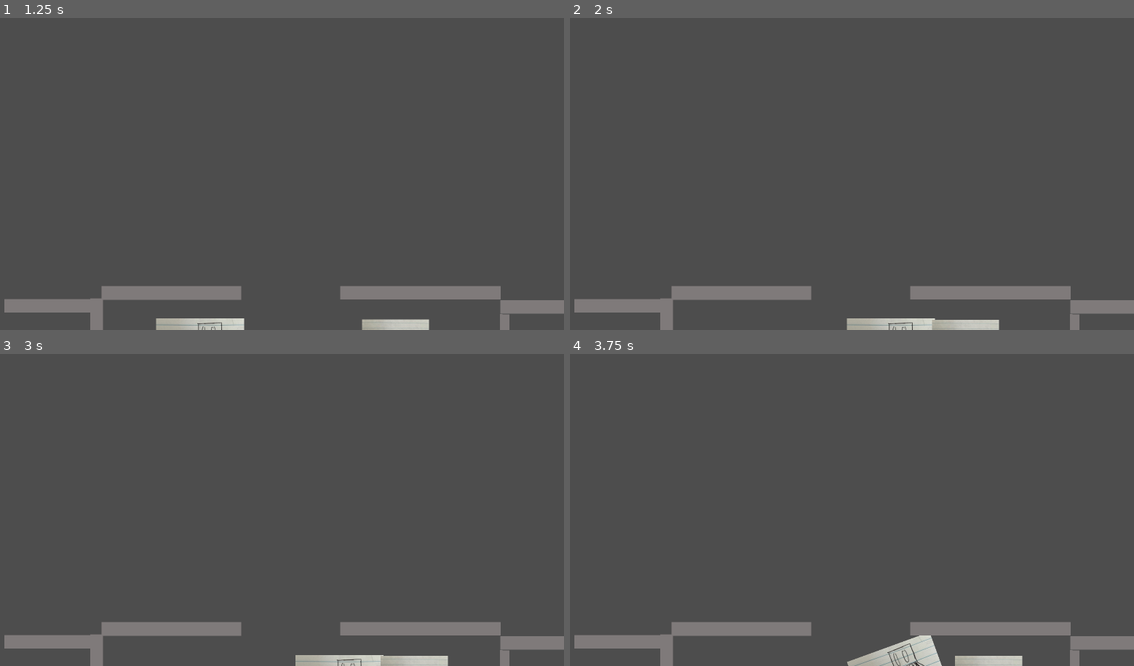
Above: before the commit, frames 1-4 (two rows, left to right).
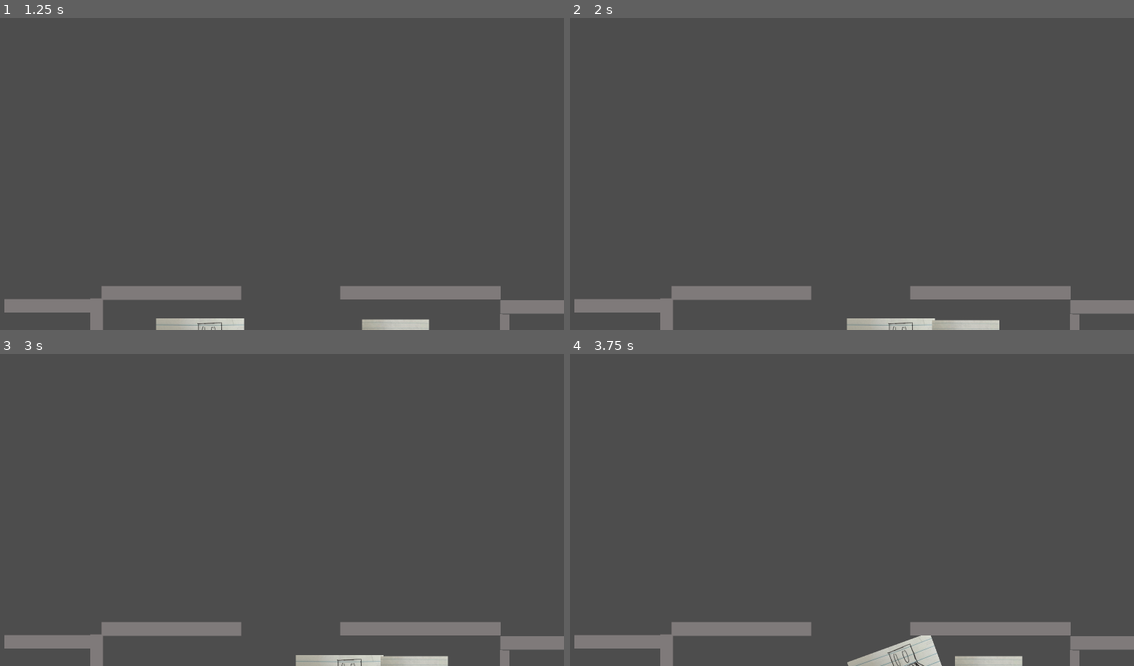
Above: after the commit, the same moments.

Repository: Thedabbit/Rpg-Project-2
Game: Godot game, scene res://Menu.tscn
Two runs of this game, one before a commit and one after it. Both use one fixed random seed, a clock stepped at 60 frames per second and the inputs below.
Inputs:
- Up to frame 1 (1.25 s): click "Start" at 0.5 s
- Up to frame 2 (2 s): tap Enter at 1.25 s; hold D (Right1) from 1.28 s (still down); tap , (Down2) at 1.35 s
- Up to frame 3 (3 s): tap Space at 2 s; release D (Right1) at 2.03 s; hold S (Down1) 2.03-2.78 s; tap L (Left2) at 2.1 s; tap Enter at 2.75 s; hold D (Right1) from 2.78 s (still down); tap ' (Right2) at 2.85 s
- Up to frame 4 (3.75 s): tap Space at 3.5 s; release D (Right1) at 3.53 s; hold W (Up1) from 3.53 s (still down); tap Q (RotateL1) at 3.6 s

Frame 1 is identical in both runs. In frame 2, less than 0.1% of the frame differs, in the area x 56-77%, y 96-100%; in frame 3, less than 0.1%; in frame 4, 0.2%, in the area x 49-81%, y 90-100%.

Commit message:
Update main_level.tscn
added test sprite

Diff:
--- a/main_level.tscn
+++ b/main_level.tscn
@@ -7,7 +7,7 @@
 [ext_resource type="Texture2D" uid="uid://coi0v17xgs0l4" path="res://image4.jpeg" id="5_bnfjl"]
 
 [sub_resource type="RectangleShape2D" id="RectangleShape2D_80iri"]
-size = Vector2(304, 280)
+size = Vector2(307, 283)
 
 [sub_resource type="RectangleShape2D" id="RectangleShape2D_8ciku"]
 size = Vector2(230.969, 283.125)
@@ -53,7 +53,7 @@
 texture = ExtResource("3_mmaeq")
 
 [node name="CollisionShape2D" type="CollisionShape2D" parent="Player 1"]
-position = Vector2(0, -14)
+position = Vector2(-1.5, -15.5)
 shape = SubResource("RectangleShape2D_80iri")
 
 [node name="Player 2" type="CharacterBody2D" parent="."]
@@ -65,7 +65,7 @@
 texture = ExtResource("5_bnfjl")
 
 [node name="CollisionShape2D" type="CollisionShape2D" parent="Player 2"]
-position = Vector2(0.515625, -18.5625)
+position = Vector2(1, -19)
 shape = SubResource("RectangleShape2D_8ciku")
 
 [node name="StaticBody2D" type="StaticBody2D" parent="."]
@@ -177,3 +177,6 @@
 [node name="CollisionShape2D" type="CollisionShape2D" parent="StaticBody2D8"]
 position = Vector2(28.0001, 288.5)
 shape = SubResource("RectangleShape2D_4rgix")
+
+[node name="test sprite" type="CharacterBody2D" parent="."]
+position = Vector2(1478, 1622)
